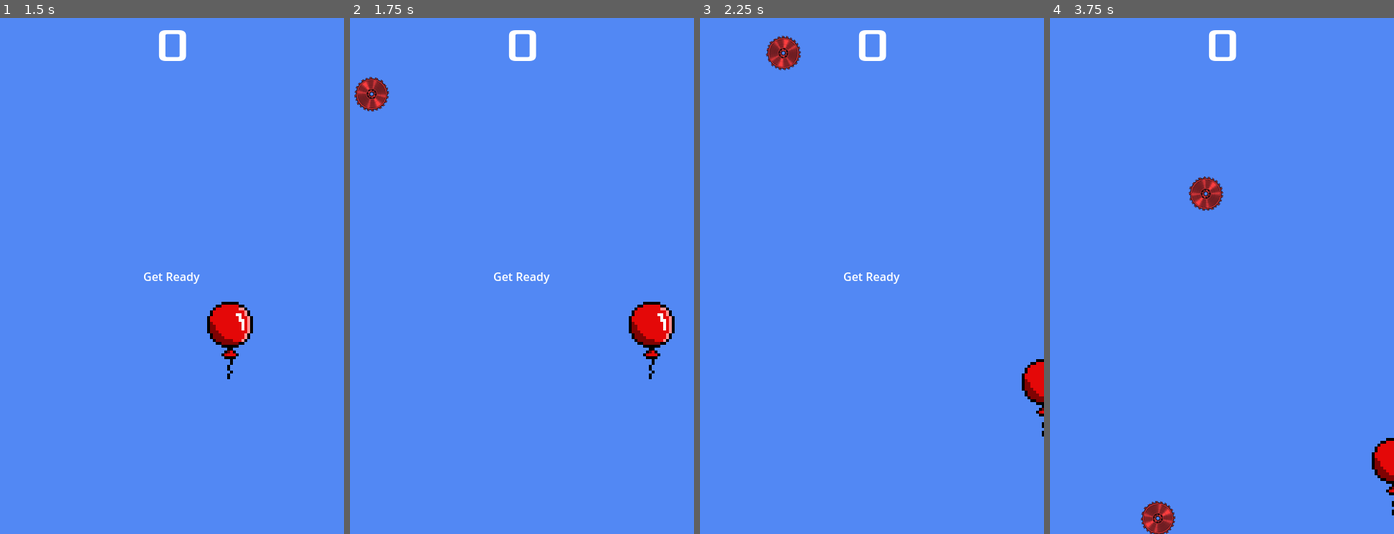
Above: before the commit, frames 1-4 (left to right).
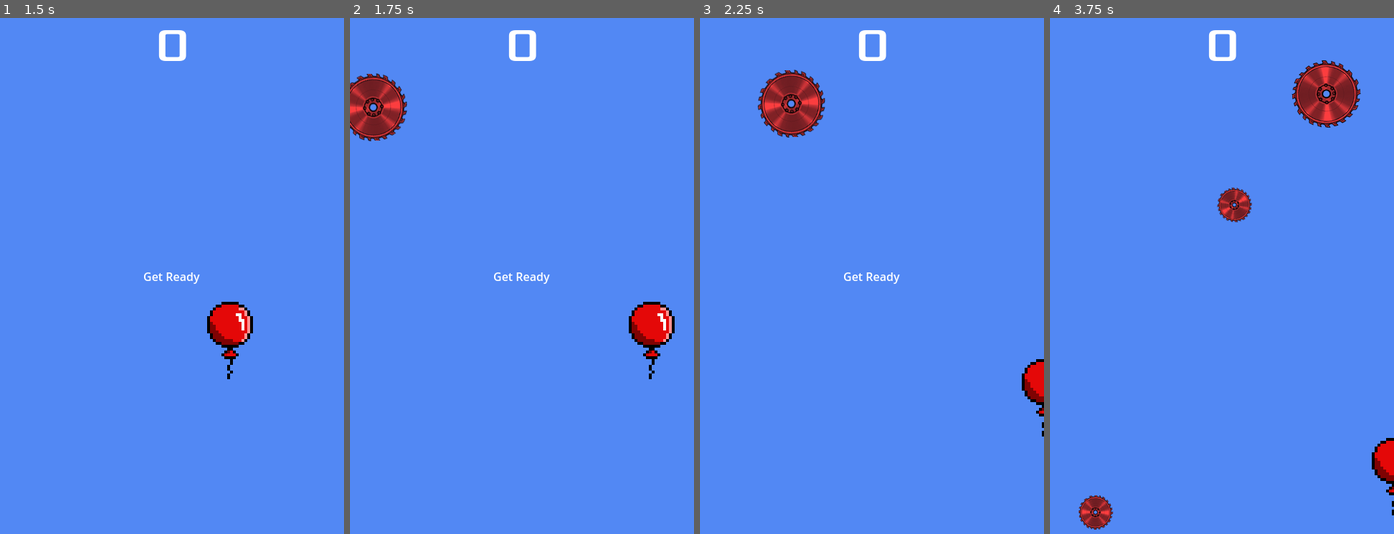
Above: after the commit, the same moments.

Repository: Turik556/First2D
Game: Godot game, scene res://Scenes/main.tscn
Two runs of this game, one before a commit and one after it. Both use one fixed random seed, a clock stepped at 60 frames per second and the inputs below.
Inputs:
- Up to frame 1 (1.5 s): click "Start" at 0.5 s; tap Enter at 1.25 s; hold D (move_right) from 1.28 s (still down)
- Up to frame 2 (1.75 s): keep holding D (move_right)
- Up to frame 3 (2.25 s): release D (move_right) at 2.03 s; hold S (move_down) from 2.03 s (still down)
- Up to frame 4 (3.75 s): release S (move_down) at 2.78 s; hold D (move_right) 2.78-3.53 s; hold W (move_up) from 3.53 s (still down)

Frame 1 is identical in both runs. In frame 2, 1.6% of the frame differs, in the area x 0-17%, y 10-24%; in frame 3, 2.4%; in frame 4, 3.9%, in the area x 8-91%, y 8-100%.

Commit message:
rewrite mob movement

Diff:
--- a/scripts/enemy_handler.gd
+++ b/scripts/enemy_handler.gd
@@ -1,5 +1,7 @@
 extends Node
+class_name EnemyHandler
 @export var mob_scene: PackedScene
+@onready var mob_spawn_location = $MobPath/MobSpawnLocation
 var i=0
 signal s_died
 # Called when the node enters the scene tree for the first time.
@@ -22,19 +24,6 @@
 	var mob = mob_scene.instantiate()
 	var mob_spawn_location = $MobPath/MobSpawnLocation
 	mob_spawn_location.progress_ratio =randf()
-
-	var direction = mob_spawn_location.rotation + PI / 2
-
-	# Set the mob's position to a random location.
-	mob.position = mob_spawn_location.position
-
-	# Add some randomness to the direction.
-	direction += randf_range(-PI / 4, PI / 4)
-	mob.rotation = direction
-
-	# Choose the velocity for the mob.
-	var velocity = Vector2(randf_range(150.0, 250.0), 0.0)
-	mob.linear_velocity = velocity.rotated(direction)
 	add_child(mob)
 	mob.died.connect(on_mob_died)
 
@@ -56,3 +45,6 @@
 func on_froze_ends():
 	$MobTimer.start()
 	pass
+func get_spawn_location():
+	var location = $MobPath/MobSpawnLocation
+	return location
--- a/scripts/mob.gd
+++ b/scripts/mob.gd
@@ -1,20 +1,17 @@
 extends RigidBody2D
 
 @export var mob_scene:PackedScene
+@onready var handler = get_parent()
 signal died(value)
 @export var velocity:Vector2
 var acceleration:float = 2
+var direction:float
+var spawn_pos
 
 # Called when the node enters the scene tree for the first time.
 func _ready() -> void:
-
-	var mob_types = $AnimatedSprite2D.sprite_frames.get_animation_names()
-	$AnimatedSprite2D.play(mob_types[randi() % mob_types.size()])
-	Global.s_game_over.connect(die)
-	Global.s_froze_start.connect(on_froze_start)
-	Global.s_froze_ends.connect(on_item_effect_ends)
-	Global.s_speed_up.connect(on_speed_up_start)
-	Global.s_speed_up_ends.connect(on_item_effect_ends)
+	initialize()
+	movement()
 	pass # Replace with function body.
 
 func on_froze_start():
@@ -54,3 +51,24 @@
 func die():
 	queue_free()
 	pass
+
+func initialize():
+	var mob_types = $AnimatedSprite2D.sprite_frames.get_animation_names()
+	$AnimatedSprite2D.play(mob_types[randi() % mob_types.size()])
+	Global.s_game_over.connect(die)
+	Global.s_froze_start.connect(on_froze_start)
+	Global.s_froze_ends.connect(on_item_effect_ends)
+	Global.s_speed_up.connect(on_speed_up_start)
+	Global.s_speed_up_ends.connect(on_item_effect_ends)
+	spawn_pos = handler.get_spawn_location()
+	pass
+
+func movement():
+	direction = spawn_pos.rotation + PI / 2
+	position = spawn_pos.position
+	direction += randf_range(-PI / 4, PI / 4)
+	rotation = direction
+	# Choose the velocity for the mob.
+	velocity = Vector2(randf_range(150.0, 250.0), 0.0)
+	linear_velocity = velocity.rotated(direction)
+	pass
